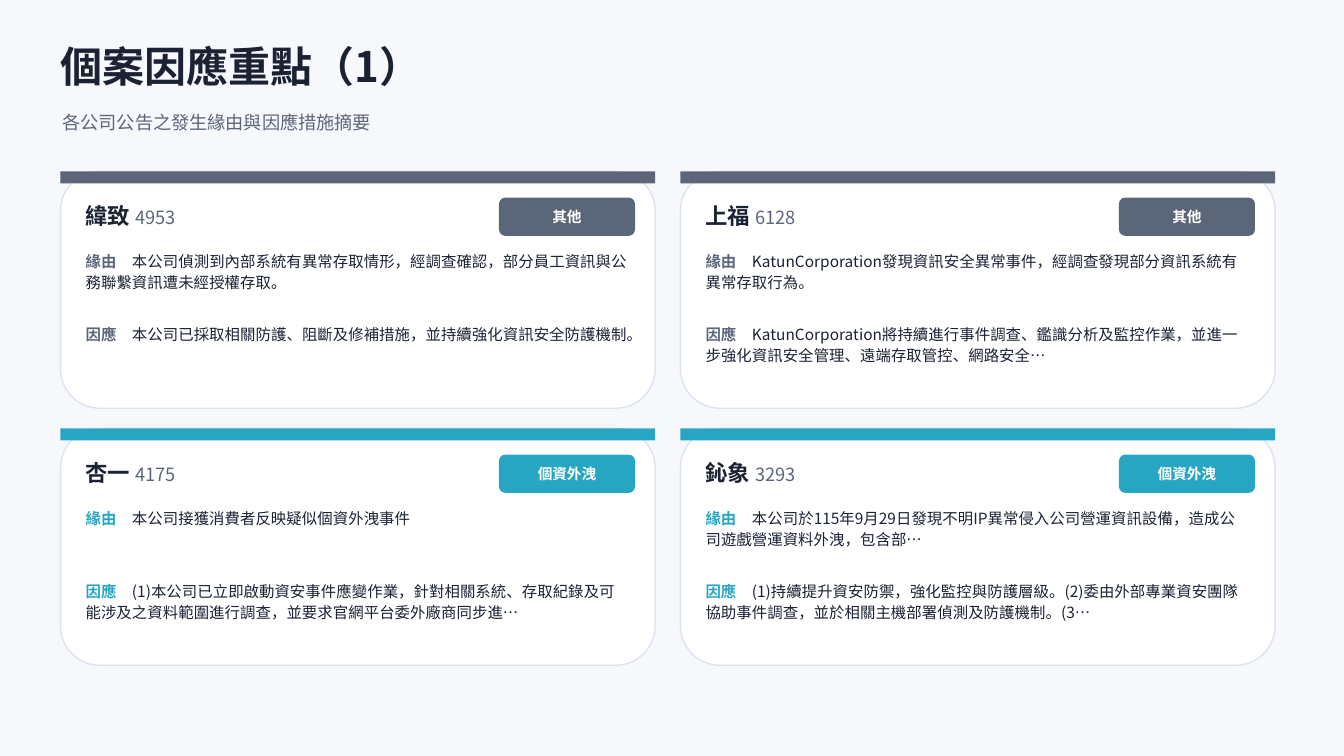
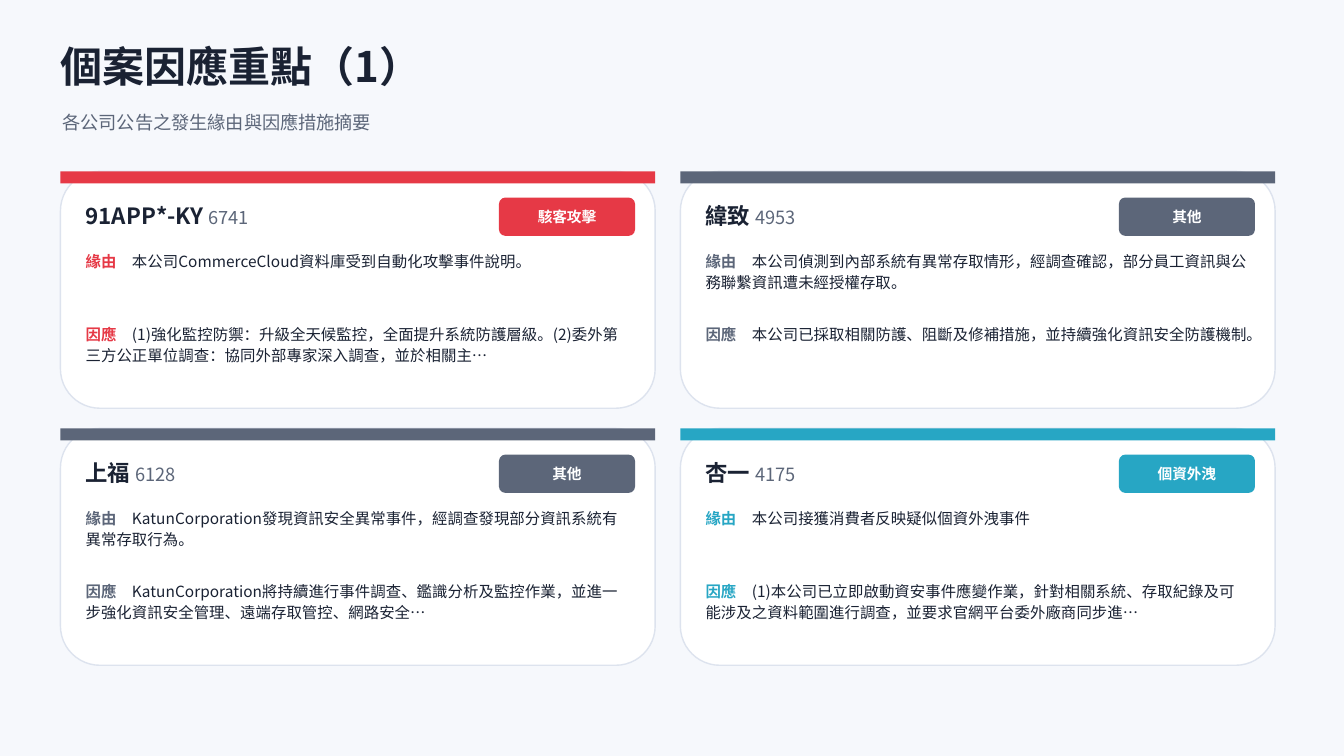
Before and after one commit to Johnnylin77/mops-isec-monitor, a slide deck: slide 6 of 資安事件因應分析.pptx. Drawn at 1344x756 pixels with LibreOffice and Linux fonts; fonts in the diff are those of the drawing. Boxes give left, top, right and bottom in pixels: in the first picture for what was removed or moved away, otherwise in the second. Text is boxed around its words. In the diff, an @@ line names an element or a change of style, - is before the commit and + after.

```diff
--- a/資安事件因應分析.pptx
+++ b/資安事件因應分析.pptx
@@ rectangle at (x1=60, y1=171, x2=655, y2=184): fill #5C6679 to #E63946 @@
@@ text at (x1=86, y1=206, x2=249, y2=225): text changed; size 13 to 16 pt; text colour #5C6679 to #1A2233; bold on @@
-緯致 4953
+91APP*-KY 6741
@@ rounded rectangle at (x1=499, y1=198, x2=635, y2=236): fill #5C6679 to #E63946 @@
@@ text at (x1=538, y1=209, x2=596, y2=223): text changed @@
-其他
+駭客攻擊
@@ text at (x1=706, y1=205, x2=795, y2=226): text changed @@
-上福 6128
+緯致 4953
@@ text at (x1=86, y1=254, x2=531, y2=269): text changed @@
-緣由 本公司偵測到內部系統有異常存取情形，經調查確認，部分員工資訊與公務聯繫資訊遭未經授權存取。
+緣由 本公司CommerceCloud資料庫受到自動化攻擊事件說明。
@@ text at (x1=706, y1=254, x2=1246, y2=290): text changed @@
-緣由 KatunCorporation發現資訊安全異常事件，經調查發現部分資訊系統有異常存取行為。
+緣由 本公司偵測到內部系統有異常存取情形，經調查確認，部分員工資訊與公務聯繫資訊遭未經授權存取。
@@ text at (x1=86, y1=325, x2=618, y2=363): text changed @@
-因應 本公司已採取相關防護、阻斷及修補措施，並持續強化資訊安全防護機制。
+因應 (1)強化監控防禦：升級全天候監控，全面提升系統防護層級。(2)委外第三方公正單位調查：協同外部專家深入調查，並於相關主…
@@ text at (x1=706, y1=325, x2=1262, y2=345): text changed @@
-因應 KatunCorporation將持續進行事件調查、鑑識分析及監控作業，並進一步強化資訊安全管理、遠端存取管控、網路安全…
+因應 本公司已採取相關防護、阻斷及修補措施，並持續強化資訊安全防護機制。
@@ rectangle at (x1=60, y1=429, x2=655, y2=441): fill #27A6C4 to #5C6679 @@
@@ text at (x1=86, y1=462, x2=175, y2=483): text changed @@
-杏一 4175
+上福 6128
@@ rounded rectangle at (x1=499, y1=455, x2=635, y2=493): fill #27A6C4 to #5C6679 @@
@@ text at (x1=552, y1=466, x2=581, y2=480): text changed @@
-個資外洩
+其他
@@ text at (x1=706, y1=462, x2=795, y2=483): text changed @@
-鈊象 3293
+杏一 4175
@@ text at (x1=86, y1=511, x2=617, y2=547): text changed @@
-緣由 本公司接獲消費者反映疑似個資外洩事件
+緣由 KatunCorporation發現資訊安全異常事件，經調查發現部分資訊系統有異常存取行為。
@@ text at (x1=706, y1=511, x2=1030, y2=526): text changed @@
-緣由 本公司於115年9月29日發現不明IP異常侵入公司營運資訊設備，造成公司遊戲營運資料外洩，包含部…
+緣由 本公司接獲消費者反映疑似個資外洩事件
@@ text at (x1=86, y1=582, x2=618, y2=620): text changed @@
-因應 (1)本公司已立即啟動資安事件應變作業，針對相關系統、存取紀錄及可能涉及之資料範圍進行調查，並要求官網平台委外廠商同步進…
+因應 KatunCorporation將持續進行事件調查、鑑識分析及監控作業，並進一步強化資訊安全管理、遠端存取管控、網路安全…
@@ text at (x1=706, y1=582, x2=1235, y2=620): text changed @@
-因應 (1)持續提升資安防禦，強化監控與防護層級。(2)委由外部專業資安團隊協助事件調查，並於相關主機部署偵測及防護機制。(3…
+因應 (1)本公司已立即啟動資安事件應變作業，針對相關系統、存取紀錄及可能涉及之資料範圍進行調查，並要求官網平台委外廠商同步進…
```
Also in this commit, not shown: 6 other slides changed, 2 other files.
